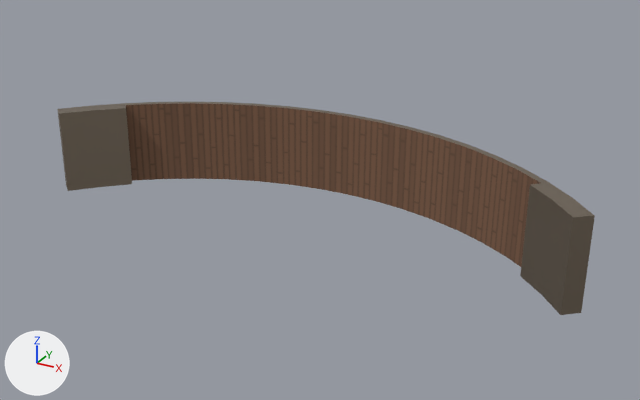
The glTF model models/lobby/menu_horizontal_bg.glb as it was, and as the next commit left it.
Camera for both pictures: a camera (50 mm lens) standing at (17.9, -19.1, 17.1) and looking at (0.6, 12.4, 1.3). Every picture has the same lights, and +X, +Y and +Z are marked at lower left. Where no turn or scale is listed for an object, it has been applied to the vertices. Vertices at the same position are counted once.

Objects in the first picture: 'menu_bg_panel'.
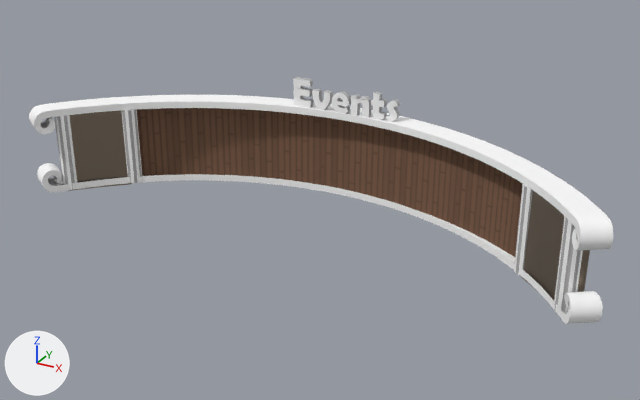
Location of each change, (x1, y1, x2, y2) in pixels of the pictures (640 x 400 px; the box of a moved part takes in the faces that stretch with it):
'menu_bg_panel', mesh moved: before (57, 102, 595, 315); after (68, 108, 590, 300)
'menu_top', added: after (29, 94, 613, 324)
'Text.003', added: after (293, 77, 400, 121)
'pillars.001', added: after (554, 216, 583, 312)
'pillars.005', added: after (121, 109, 142, 183)
'pillars.006', added: after (54, 115, 77, 190)
'pillars.002', added: after (514, 184, 533, 275)
part 1 of me_cylinder_002, moved or reshaped: before (92, 102, 572, 267); after (137, 108, 523, 257)

Diff of the bpy script that builds the scene:
```diff
--- a/models/lobby/menu_horizontal_bg.glb.py
+++ b/models/lobby/menu_horizontal_bg.glb.py
@@ img_genesis_tx_001 @@
+img_genesis_tx_001 = load_image('Genesis_TX.001', '_unpacked/Genesis_TX.001', 512, 512, 'sRGB')
@@ mat_atlassolid_004 @@
+mat_atlassolid_004 = principled_material('AtlasSolid.004')
+mat_atlassolid_004.texture = img_genesis_tx_001
+mat_atlassolid_004.metallic = 0.2
+mat_atlassolid_004.roughness = 1.0
@@ mat_atlassolid_005 @@
+mat_atlassolid_005 = principled_material('AtlasSolid.005')
+mat_atlassolid_005.texture = img_genesis_tx_001
+mat_atlassolid_005.metallic = 0.2
+mat_atlassolid_005.roughness = 1.0
@@ me_cylinder_002 @@
 me_cylinder_002.from_pydata(...)  # 88 vertices, 172 faces; spans x -12.7..12.7, y 9.9..16.5, z 0.0..4.0
 # used by ob_menu_bg_panel; location = (0.0, 0.0, 0.0)
+# me_cylinder_002 part 1: the whole mesh is moved by (0.0, 0.1, 0.0)
 me_cylinder_002.materials.append(mat_floor_wood)
@@ me_cylinder_011 @@
+me_cylinder_011.from_pydata(...)  # 64 vertices, 124 faces; spans x -0.39..0.39, y -0.39..0.39, z -1.88..1.88
+me_cylinder_011.materials.append(mat_atlassolid_004)  # picture img_genesis_tx_001
@@ me_cylinder_010 @@
+me_cylinder_010.from_pydata(...)  # 64 vertices, 124 faces; spans x -0.39..0.39, y -0.39..0.39, z -1.88..1.88
+me_cylinder_010.materials.append(mat_atlassolid_004)  # picture img_genesis_tx_001
@@ me_cylinder_009 @@
+me_cylinder_009.from_pydata(...)  # 64 vertices, 124 faces; spans x -0.39..0.39, y -0.39..0.39, z -1.88..1.88
+me_cylinder_009.materials.append(mat_atlassolid_004)  # picture img_genesis_tx_001
@@ me_cylinder_008 @@
+me_cylinder_008.from_pydata(...)  # 64 vertices, 124 faces; spans x -0.39..0.39, y -0.39..0.39, z -1.88..1.88
+me_cylinder_008.materials.append(mat_atlassolid_004)  # picture img_genesis_tx_001
@@ me_text_002 @@
+me_text_002.from_pydata(...)  # 514 vertices, 1008 faces; spans x -2.68..2.71, y -0.14..0.14, z -0.03..1.31
+me_text_002.materials.append(mat_atlassolid_005)  # picture img_genesis_tx_001
@@ me_cube @@
+me_cube.from_pydata(...)  # 440 vertices, 760 faces; spans x -13.6..13.6, y -7.3..0.7, z -3.8..0.3
+me_cube.materials.append(mat_atlassolid_005)  # picture img_genesis_tx_001
@@ ob_pillars_002 @@
+ob_pillars_002 = bpy.data.objects.new('pillars.002', me_cylinder_011)
+ob_pillars_002.location = (9.94, 12.32, 2.06)
@@ ob_pillars_001 @@
+ob_pillars_001 = bpy.data.objects.new('pillars.001', me_cylinder_010)
+ob_pillars_001.location = (12.12, 10.18, 2.06)
@@ ob_pillars_006 @@
+ob_pillars_006 = bpy.data.objects.new('pillars.006', me_cylinder_009)
+ob_pillars_006.location = (-12.11, 10.2, 2.06)
@@ ob_pillars_005 @@
+ob_pillars_005 = bpy.data.objects.new('pillars.005', me_cylinder_008)
+ob_pillars_005.location = (-9.92, 12.33, 2.06)
@@ ob_text_003 @@
+ob_text_003 = bpy.data.objects.new('Text.003', me_text_002)
+ob_text_003.location = (0.0, 15.87, 4.26)
@@ ob_menu_top @@
+ob_menu_top = bpy.data.objects.new('menu_top', me_cube)
+ob_menu_top.location = (0.0, 16.17, 3.93)
```
